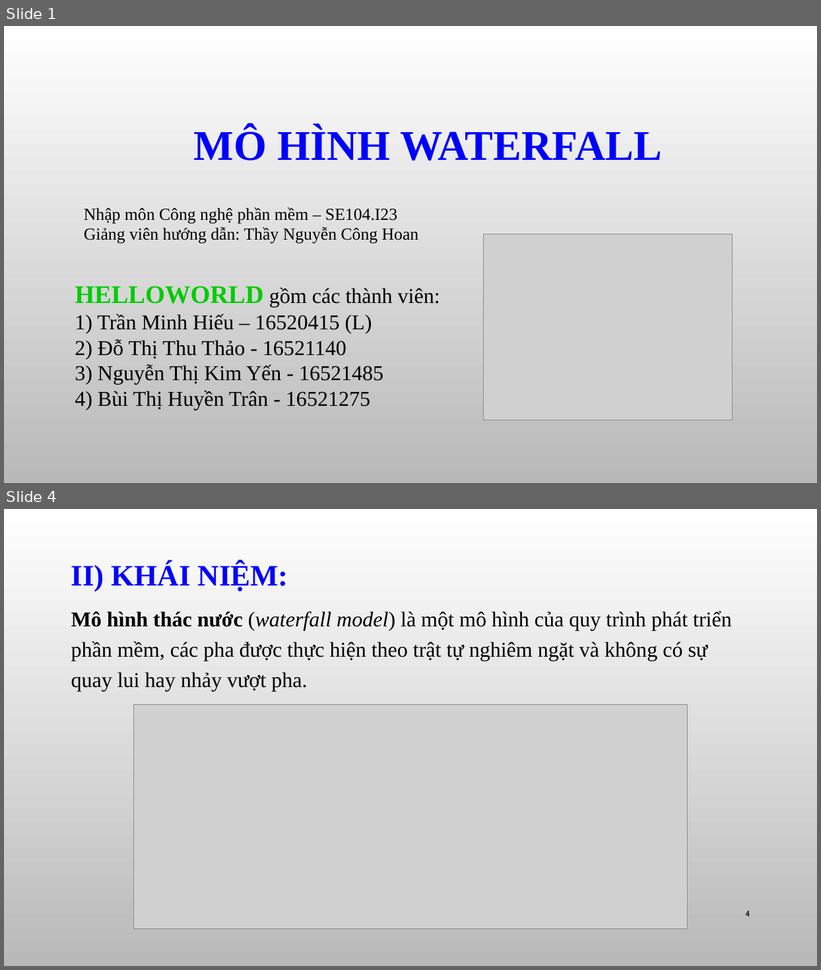
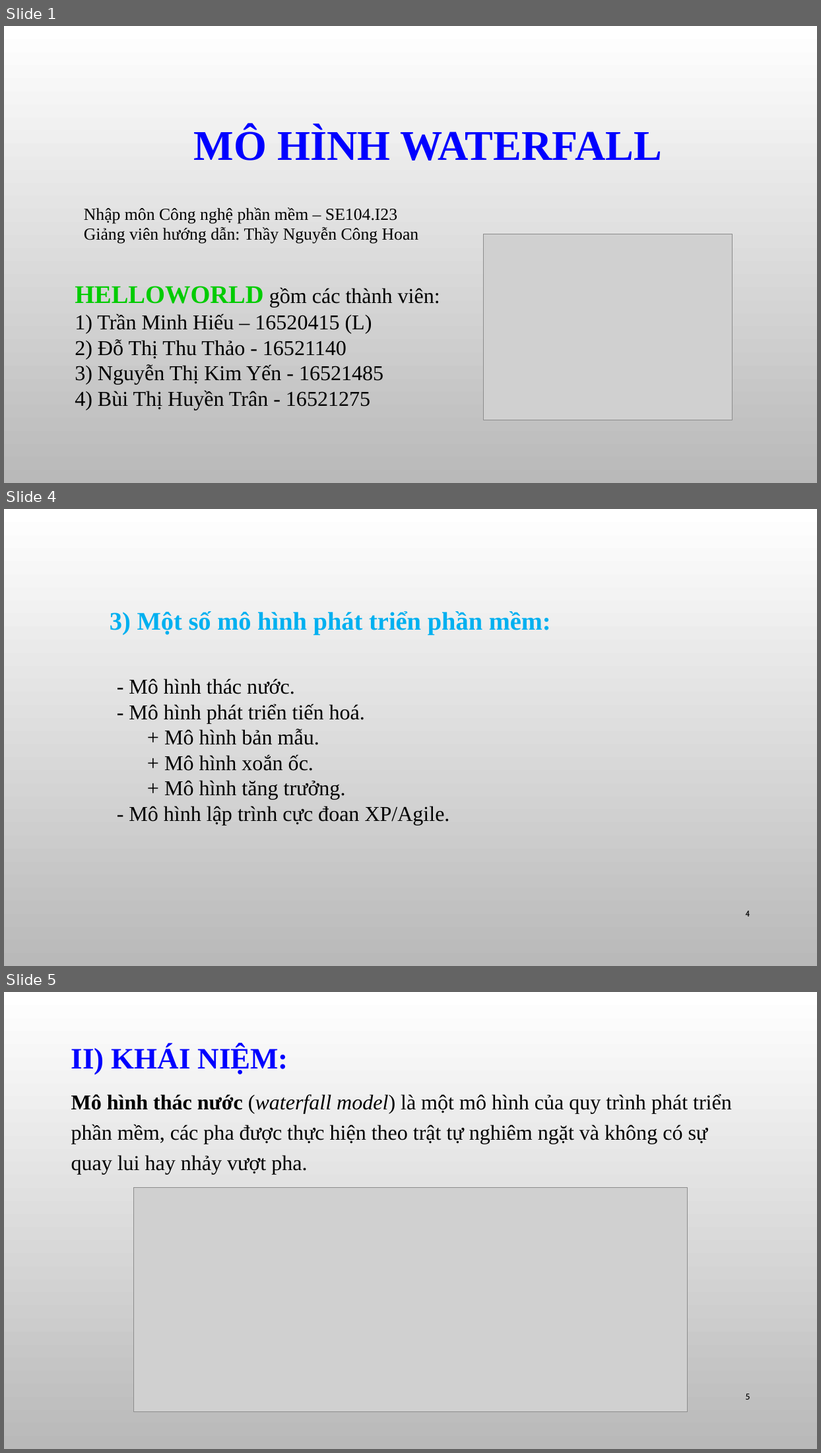
Before and after one commit to helloworldnmcnpm/studentmanagermentprogram, a slide deck: Slide seminar/Seminar.pptx. Shown one above the other, each under a label of ours: slides 1 and 4 before the commit, slides 1, 4 and 5 after it; the slides between them are not shown. The pictures are 821x970 and 821x1453 pixels, drawn with LibreOffice and Linux fonts; fonts in the diff are those of the drawing; grey boxes stand for pictures; background and template pictures are left out. Boxes give left, top, right and bottom in pixels: in the first picture for what was removed or moved away, otherwise in the second. Text is boxed around its words. In the diff, an @@ line names an element or a change of style, - is before the commit and + after.

```diff
--- a/Slide seminar/Seminar.pptx
+++ b/Slide seminar/Seminar.pptx
@@ slide 4 added at (x1=4, y1=509, x2=817, y2=966), background picture (left out) @@
@@ text added at (x1=110, y1=611, x2=551, y2=635), 30 pt, text #00B0F0, bold @@
+3) Một số mô hình phát triển phần mềm:
@@ text added at (x1=129, y1=679, x2=450, y2=826), 25 pt, text #000000 @@
+- Mô hình thác nước.
+- Mô hình phát triển tiến hoá.
++ Mô hình bản mẫu.
++ Mô hình xoắn ốc.
++ Mô hình tăng trưởng.
+- Mô hình lập trình cực đoan XP/Agile.
@@ page number added at (x1=745, y1=911, x2=750, y2=917), 10 pt, text #000000 @@
+4
@@ what was slide 4 is now slide 5 @@
@@ page number at (x1=746, y1=1394, x2=750, y2=1400): text changed @@
-4
+5
```
Also in this commit, not shown: 3 slides changed, 1 other slide added.
